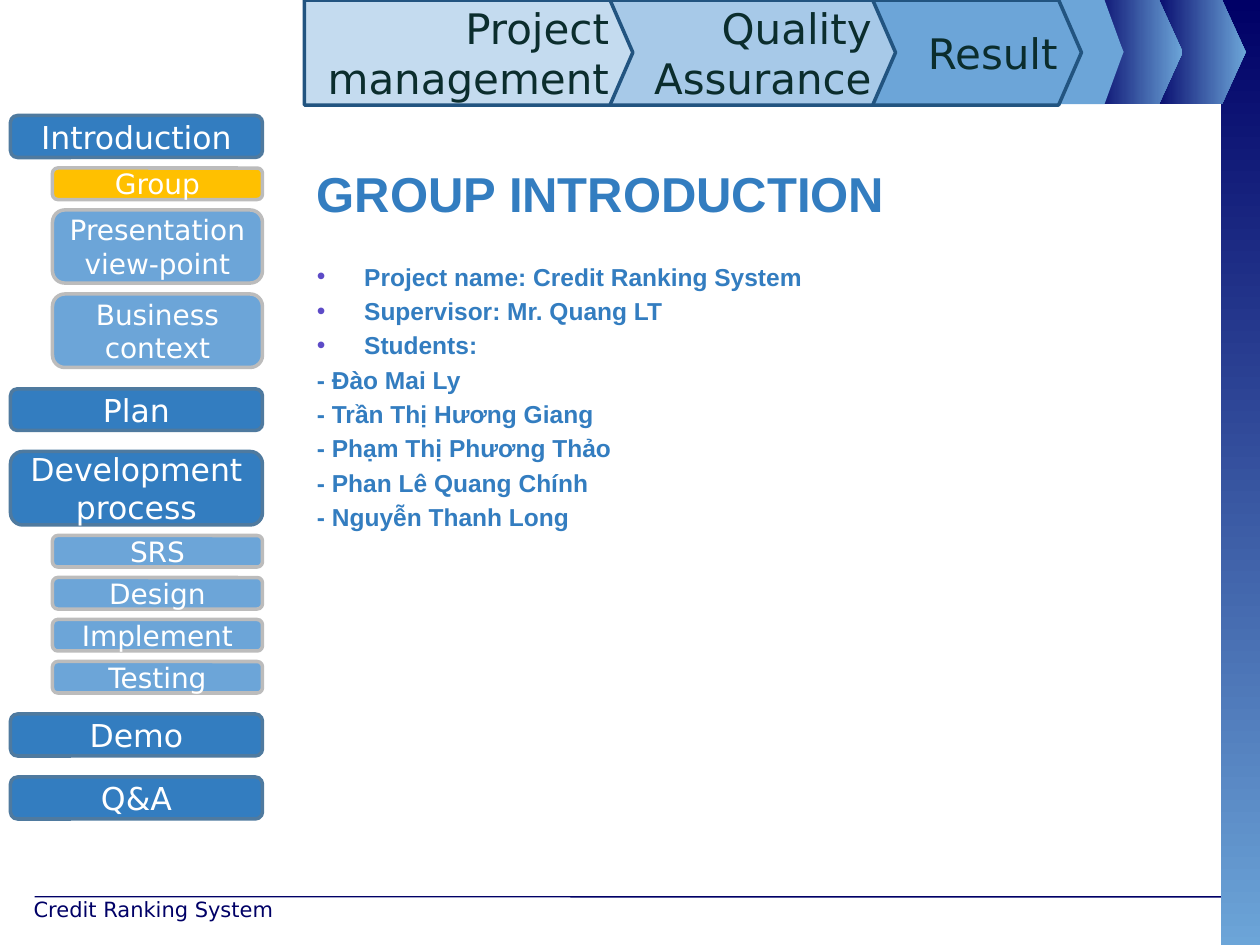
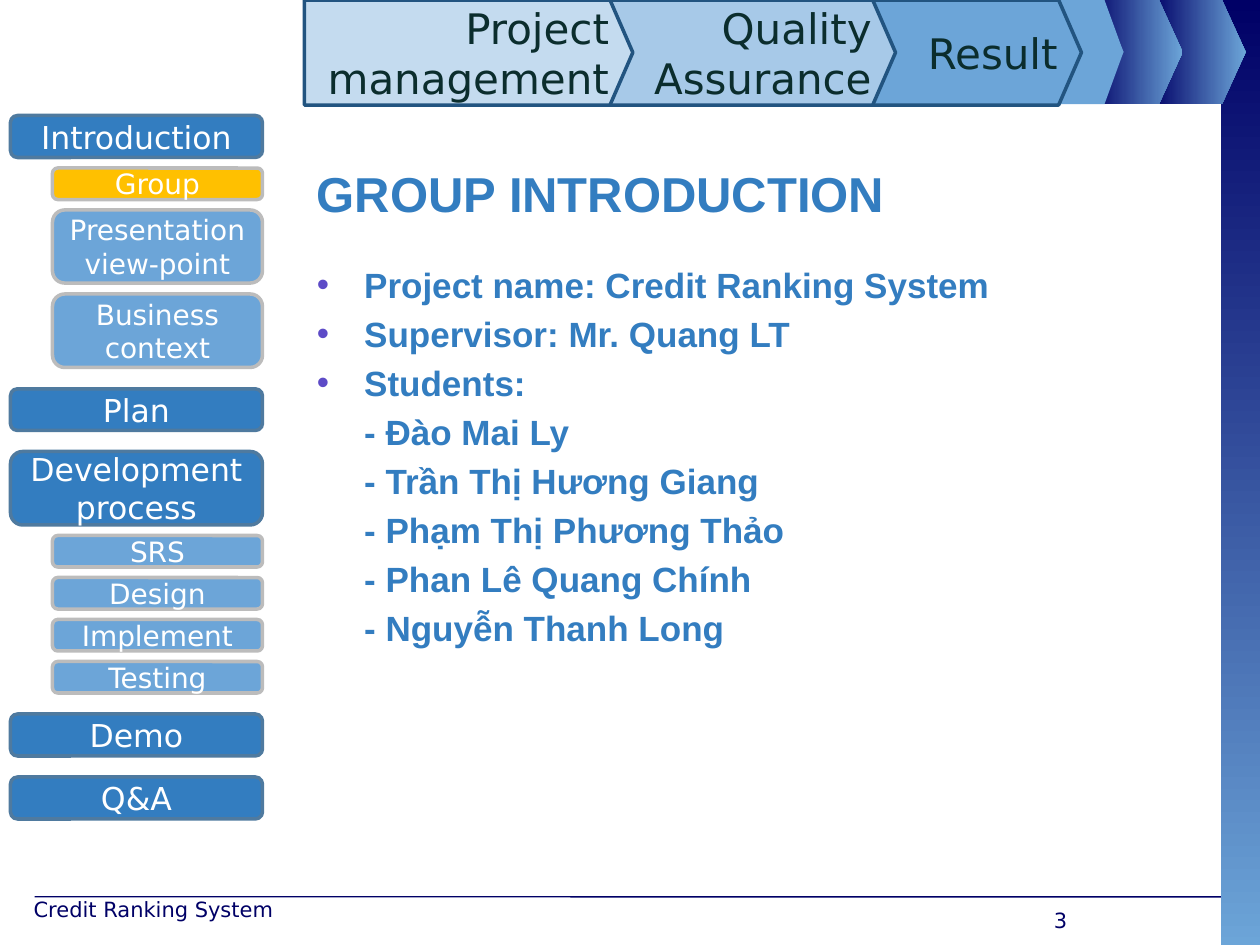
Before and after one commit to maily89/fbdm, a slide deck: slide 3 of Deliverables/FBD - slide.pptx. Drawn at 1260x945 pixels with LibreOffice and Linux fonts; fonts in the diff are those of the drawing; background and template pictures are left out. Boxes give left, top, right and bottom in pixels: in the first picture for what was removed or moved away, otherwise in the second. Text is boxed around its words. In the diff, an @@ line names an element or a change of style, - is before the commit and + after.

```diff
--- a/Deliverables/FBD - slide.pptx
+++ b/Deliverables/FBD - slide.pptx
@@ text at (x1=364, y1=272, x2=989, y2=648): size 14 to 20 pt in "Project name: Credit Ranking System", "Supervisor: Mr. Quang LT", "Students:", "- Đào Mai Ly" and 4 more places; more space between paragraphs @@
@@ page number added at (x1=1054, y1=912, x2=1067, y2=929), 12 pt, text #000066 @@
+3
```
Also in this commit, not shown: 39 other slides changed, 4 slides removed, 20 other files.
